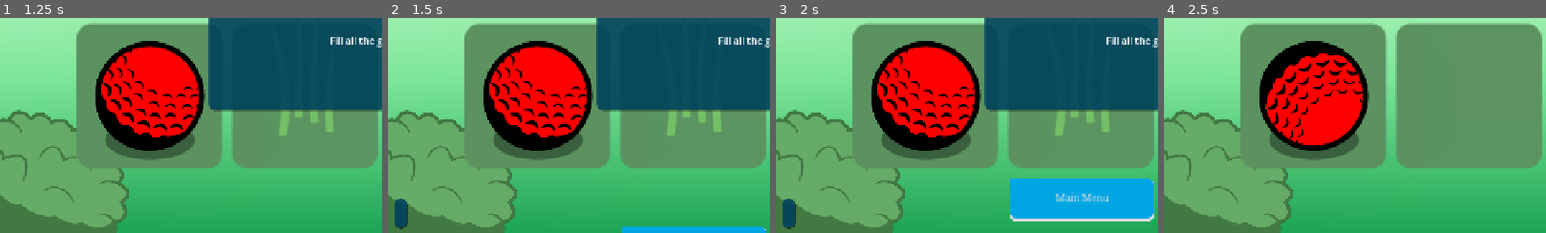
Above: before the commit, frames 1-4 (left to right).
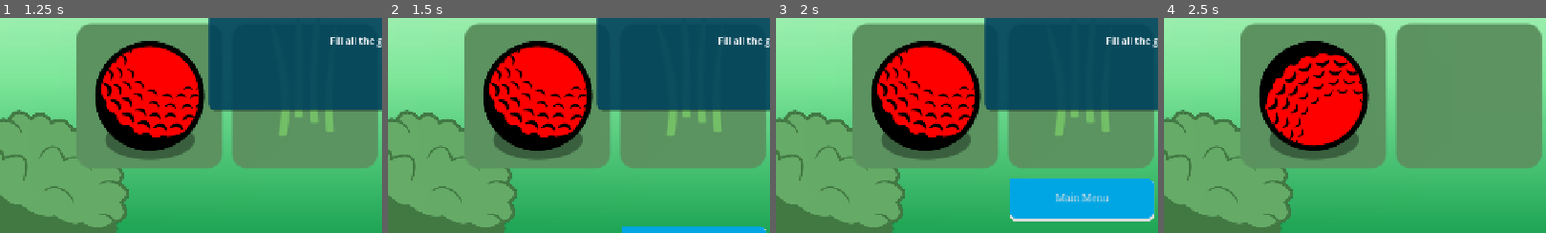
Above: after the commit, the same moments.

Repository: twincannon/GemSlide
Game: Godot game, scene res://scenes/splash_screen.tscn
The game is run twice, just before and just after one commit, with the same random seed, the same clock (stepped at 60 frames per second) and the same inputs. Sound files missing from this copy of the repository are replaced by a short silence.
Inputs (mouse positions are % of the whole screen's width and height, from its top left):
- Up to frame 1 (1.25 s): click (41, 44) at 0.5 s
- Up to frame 2 (1.5 s): click (65, 95) at 1.25 s
- Up to frame 3 (2 s): no input
- Up to frame 4 (2.5 s): click "Retry" at 2 s
The pictures show only the part of the screen within x 0-50%, y 50-100%; the shares and areas given below are measured in that part.

Frame 1 is identical in both runs. In frame 2, 0.5% of the frame differs, in the area x 1-6%, y 84-99%; in frame 3, 0.5%; in frame 4, nothing differs.

Commit message:
Add undo button to middle buttons

Diff:
--- a/scenes/game.tscn
+++ b/scenes/game.tscn
@@ -248,6 +248,13 @@
 size_flags_horizontal = 3
 text = "Continue"
 
+[node name="UndoResultButton" type="Button" parent="Canvas/HUD/ResultContainer/ResultMarginContainer/PanelContainer/VBoxContainer/MarginContainer2/ResultButtonsContainer"]
+unique_name_in_owner = true
+visible = false
+layout_mode = 2
+size_flags_horizontal = 3
+text = "Undo"
+
 [node name="BottomButtonsContainer" type="AspectRatioContainer" parent="Canvas/HUD"]
 unique_name_in_owner = true
 layout_mode = 1
@@ -518,6 +525,7 @@
 [connection signal="pressed" from="Canvas/HUD/ResultContainer/ResultMarginContainer/PanelContainer/VBoxContainer/MarginContainer2/ResultButtonsContainer/MainMenuButton" to="." method="_on_main_menu_button_pressed"]
 [connection signal="pressed" from="Canvas/HUD/ResultContainer/ResultMarginContainer/PanelContainer/VBoxContainer/MarginContainer2/ResultButtonsContainer/RetryButton" to="." method="_on_retry_button_pressed"]
 [connection signal="pressed" from="Canvas/HUD/ResultContainer/ResultMarginContainer/PanelContainer/VBoxContainer/MarginContainer2/ResultButtonsContainer/ContinueButton" to="." method="_on_continue_button_pressed"]
+[connection signal="pressed" from="Canvas/HUD/ResultContainer/ResultMarginContainer/PanelContainer/VBoxContainer/MarginContainer2/ResultButtonsContainer/UndoResultButton" to="." method="_on_undo_button_pressed"]
 [connection signal="pressed" from="Canvas/HUD/BottomButtonsContainer/BottomButtonsMarginContainer/VBoxContainer/HBoxContainer2/ExpandHUDButton" to="." method="_on_expand_hud_button_pressed"]
 [connection signal="pressed" from="Canvas/HUD/BottomButtonsContainer/BottomButtonsMarginContainer/VBoxContainer/BottomButtons/MarginContainer2/HUDMainMenuButton" to="." method="_on_hud_main_menu_button_pressed"]
 [connection signal="pressed" from="Canvas/HUD/BottomButtonsContainer/BottomButtonsMarginContainer/VBoxContainer/BottomButtons/MarginContainer/HUDRetryButton" to="." method="_on_hud_retry_button_pressed"]
--- a/scripts/entities/gem.gd
+++ b/scripts/entities/gem.gd
@@ -14,12 +14,12 @@
 var gem_bounces := true
 var gem_sinks_in_goal := true
 
-var move_sounds_default = [preload("res://assets/audio/putt1.wav"), preload("res://assets/audio/putt3.wav")] # Removed preload("res://assets/audio/putt2.wav"), for now due to extra bass in it
-var move_sound_cat = preload("res://assets/audio/move_meow.wav")
-var move_sound_bowling = preload("res://assets/audio/move_bowling.wav")
-
-var ball_cat_texture = preload("res://assets/art/golfball_cat.png")
-var ball_bowling_texture = preload("res://assets/art/bowlingball.png")
+static var move_sounds_default = [preload("res://assets/audio/putt1.wav"), preload("res://assets/audio/putt3.wav")] # Removed preload("res://assets/audio/putt2.wav"), for now due to extra bass in it
+static var move_sound_cat = preload("res://assets/audio/move_meow.wav")
+static var move_sound_bowling = preload("res://assets/audio/move_bowling.wav")
+
+static var ball_cat_texture = preload("res://assets/art/golfball_cat.png")
+static var ball_bowling_texture = preload("res://assets/art/bowlingball.png")
 
 var celebrating := false
 
--- a/scripts/game.gd
+++ b/scripts/game.gd
@@ -673,6 +673,7 @@
 		%LoseLabel.visible = true
 		%WinLabel.visible = false
 		%ContinueButton.visible = false
+		%UndoResultButton.visible = true
 
 func _on_tut_ok_button_pressed():
 	set_game_paused(false)
@@ -736,7 +737,8 @@
 		bottom_buttons_tween.tween_property(%BottomButtonsContainer, "position:y", -100, 0.5).as_relative()
 	else:
 		bottom_buttons_tween.tween_property(%BottomButtonsContainer, "position:y", 100, 0.5).as_relative()
-	%BestMovesContainer.visible = bottom_buttons_visible
+	var best_moves_has_text = %BestMovesLabel.text != ""
+	%BestMovesContainer.visible = bottom_buttons_visible and best_moves_has_text
 
 func _on_undo_button_pressed() -> void:
 	if check_goals_and_winnable()[0]:
@@ -746,6 +748,7 @@
 	%ResultContainer.visible = false
 	%TutorialContainer.visible = false
 	undo_manager.pop_game_state()
+	%UndoResultButton.visible = false
 
 func get_grid_scale() -> Vector2:
 	return $GridAnchor.scale
